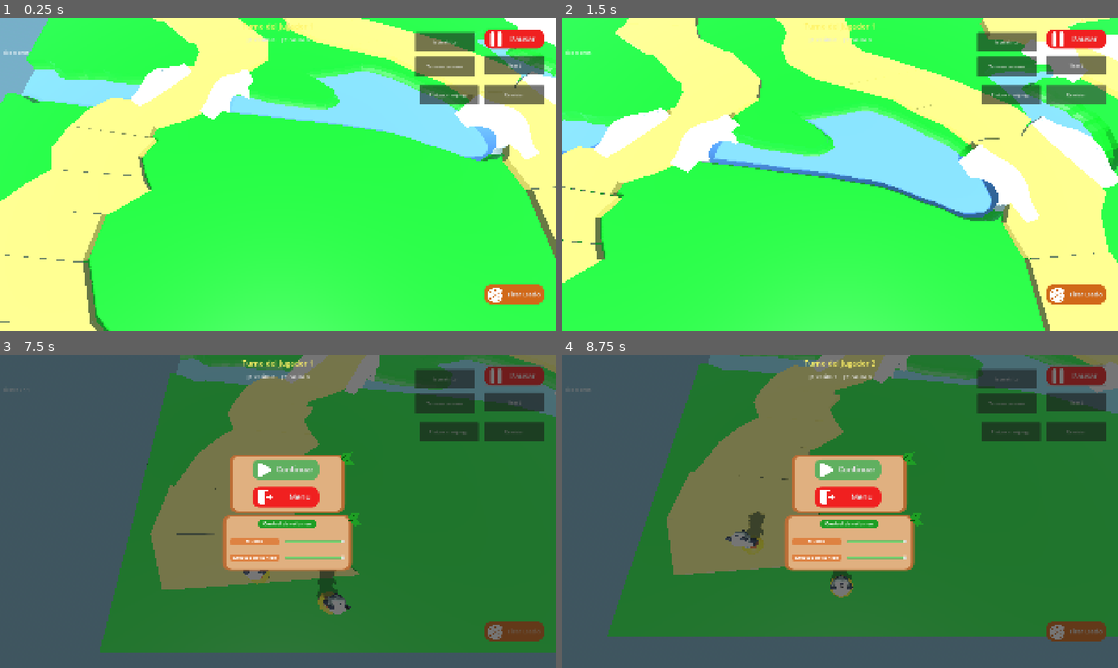
Above: before the commit, frames 1-4 (two rows, left to right).
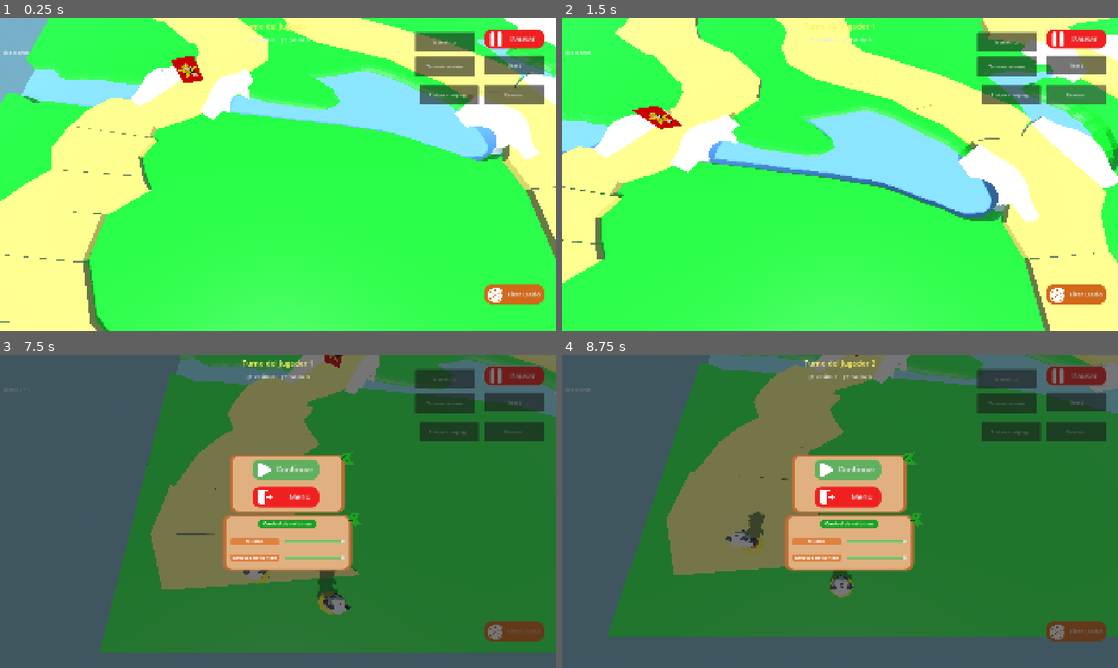
Above: after the commit, the same moments.

Repository: Derek-GB/Integrador3
Game: Godot game, scene res://scenes/core/Main.tscn
Two runs of this game, one before a commit and one after it. Both use one fixed random seed, a clock stepped at 60 frames per second and the inputs below. This scene is started directly instead of the project's main scene. Video files are missing from this copy of the repository; at most half a second of black plays in their place. Sound files missing from this copy of the repository are replaced by a short silence.
Inputs (mouse positions are in pixels of both pictures, inside the frame that each line leads up to):
- Up to frame 1 (0.25 s): no input
- Up to frame 2 (1.5 s): click "Reiniciar" at 0.5 s; click "Reiniciar" at 1.25 s
- Up to frame 3 (7.5 s): click "Reiniciar" at 2 s; move the mouse to (400, 495) at 2.77 s; hold Right (ui_right) 2.78-3.5 s; click (400, 495) at 2.92 s; drag from (166, 527) to (250, 574) at 3.52 s; click "Tirar Dado" at 4.25 s; click "Pausar" at 5 s; click "Tercera persona" at 5.75 s; click "Isometrico" at 6.5 s; move the mouse to (333, 442) at 7.27 s; hold Right (ui_right) from 7.28 s (still down)
- Up to frame 4 (8.75 s): release Right (ui_right) at 8 s; drag from (812, 574) to (673, 464) at 8.02 s

The runs differ from the first frame. In frame 1, 0.3% of the frame differs, in the area x 30-37%, y 12-21%; in frame 2, 0.3%, in the area x 12-22%, y 28-36%; in frame 3, less than 0.1%; in frame 4, less than 0.1%.

Commit message:
Se crea el efecto de la carta roja flotando

Diff:
--- a/scenes/board/Board.tscn
+++ b/scenes/board/Board.tscn
@@ -1,11 +1,13 @@
 [gd_scene format=3 uid="uid://c456hb1ulbl35"]
 
-[ext_resource type="Script" uid="uid://djhlhmcom7vcl" path="res://scripts/board/Board.gd" id="1_vttcb"]
-[ext_resource type="PackedScene" uid="uid://cr7r426gyvv6u" path="res://models/map/MapV1.glb" id="2_3uvf2"]
+[ext_resource type="Script" uid="uid://djhlhmcom7vcl" path="res://scripts/board/board.gd" id="1_vttcb"]
+[ext_resource type="PackedScene" uid="uid://d2txbxynwq18f" path="res://models/map/MapV1.glb" id="2_3uvf2"]
+[ext_resource type="PackedScene" uid="uid://l7yehtkd42qe" path="res://scenes/board/CardAnimation.tscn" id="2_wjfn2"]
 [ext_resource type="PackedScene" uid="uid://dmiympugo4r4x" path="res://scenes/board/Token.tscn" id="4_chwsj"]
 
 [node name="Board" type="Node3D" unique_id=1363300375 node_paths=PackedStringArray("path_node")]
 script = ExtResource("1_vttcb")
+red_pointer_scene = ExtResource("2_wjfn2")
 path_node = NodePath("Path")
 
 [node name="MapV1" parent="." unique_id=1449025873 instance=ExtResource("2_3uvf2")]
--- /dev/null
+++ b/scenes/board/CardAnimation.tscn
@@ -0,0 +1,13 @@
+[gd_scene format=3 uid="uid://l7yehtkd42qe"]
+
+[ext_resource type="Script" uid="uid://cpm5bc7dacgki" path="res://scripts/board/CardAnimation.gd" id="1_5rjt7"]
+[ext_resource type="Texture2D" uid="uid://bn65wr5j1q5ii" path="res://images/cards/red/card_action.png" id="2_0bh78"]
+
+[node name="CardAnimation" type="Node3D" unique_id=2051469136]
+transform = Transform3D(1, 0, 0, 0, 1, 0, 0, 0, 1, 0, 3.147691, 0)
+script = ExtResource("1_5rjt7")
+
+[node name="FleetManager" type="Node3D" parent="." unique_id=139314290]
+
+[node name="Sprite3D" type="Sprite3D" parent="FleetManager" unique_id=1595011887]
+texture = ExtResource("2_0bh78")
--- /dev/null
+++ b/scripts/board/CardAnimation.gd
@@ -0,0 +1,32 @@
+extends Node3D
+
+var tween: Tween
+@onready var fleet_manager: Node3D = $FleetManager
+
+
+# Called when the node enters the scene tree for the first time.
+func _ready() -> void:
+	start_circular_turn()
+	begin_float_infinitely()
+
+
+# Called every frame. 'delta' is the elapsed time since the previous frame.
+func _process(delta: float) -> void:
+	pass
+
+func start_circular_turn() -> void:
+	var turn = create_tween().set_loops()
+	turn.tween_callback(func(): rotation.y = 0.0)
+	turn.tween_property(self, "rotation:y", TAU, 6.0).set_trans(Tween.TRANS_LINEAR)
+
+func begin_float_infinitely() -> void:
+	var tween_float = create_tween().set_loops()
+	var original_height = fleet_manager.position.y
+	var range_movement = 0.2 # Qué tanto sube y baja (en metros)
+	var float_time = 1.5 # Tiempo que tarda en subir y luego en bajar
+	tween_float.tween_property(fleet_manager, "position:y", original_height + range_movement, float_time)\
+		.set_trans(Tween.TRANS_SINE)\
+		.set_ease(Tween.EASE_IN_OUT)
+	tween_float.tween_property(fleet_manager, "position:y", original_height - range_movement, float_time)\
+		.set_trans(Tween.TRANS_SINE)\
+		.set_ease(Tween.EASE_IN_OUT)
Not shown, added: scripts/board/CardAnimation.gd.uid
